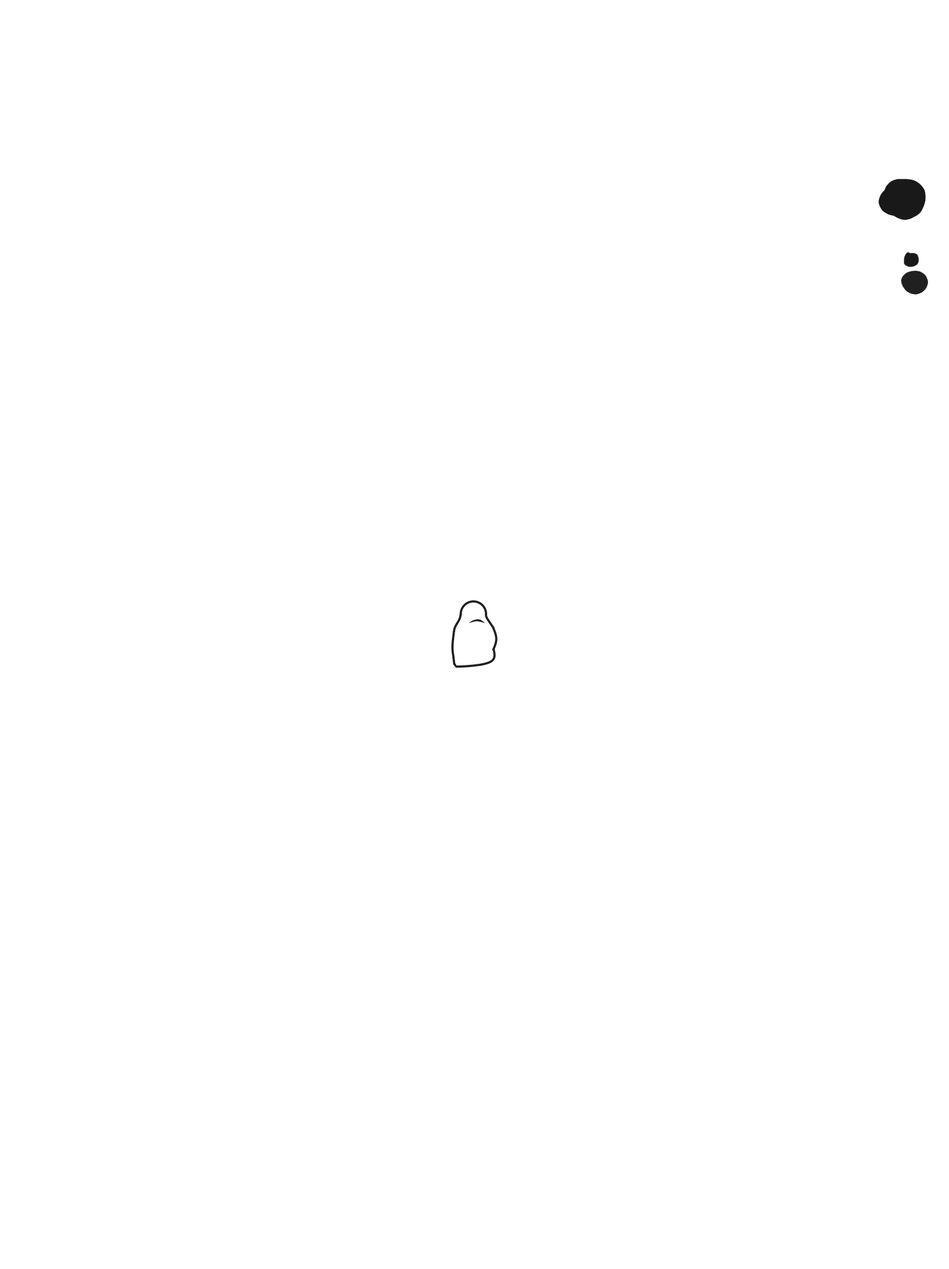
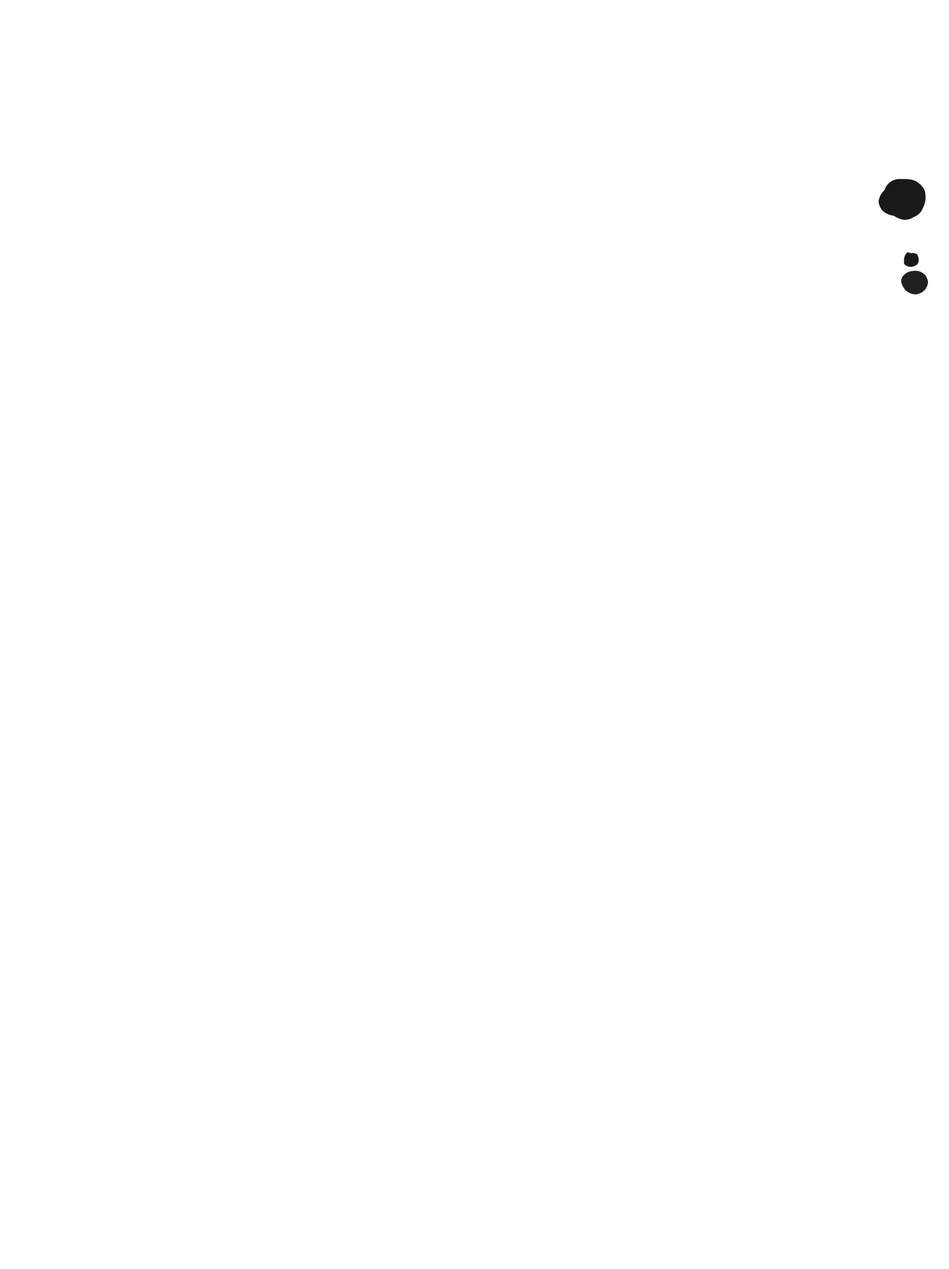
Comparing the layer stacks of the two (949, 1269) images. Changes:
removed layer "Paint Layer 1(pasted)" over [451, 600, 498, 668]
